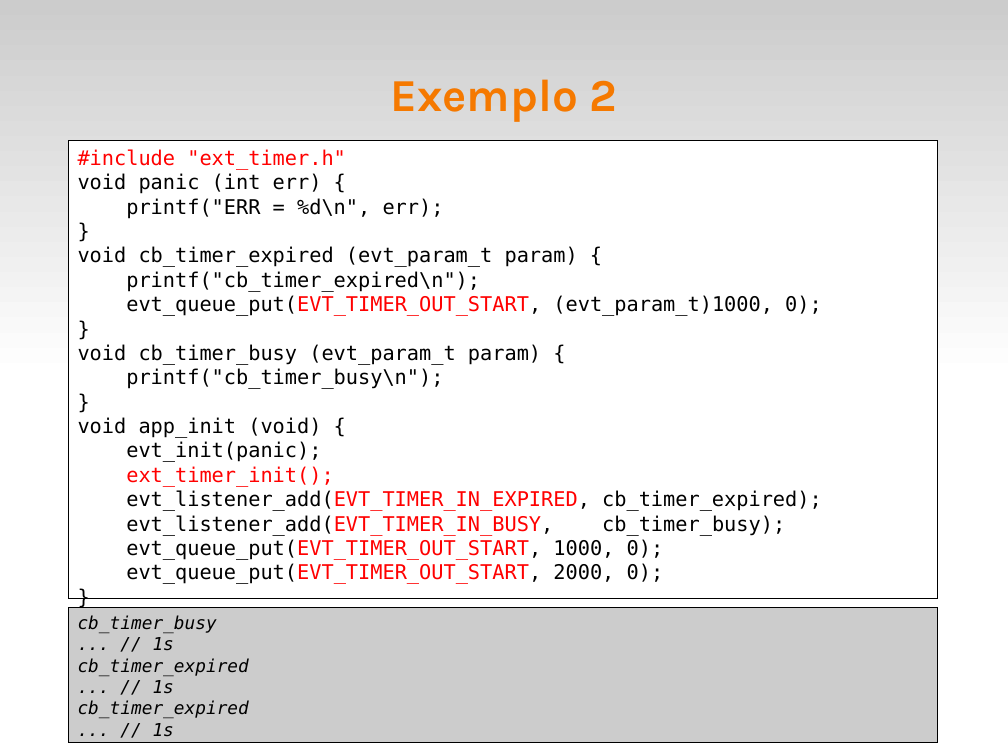
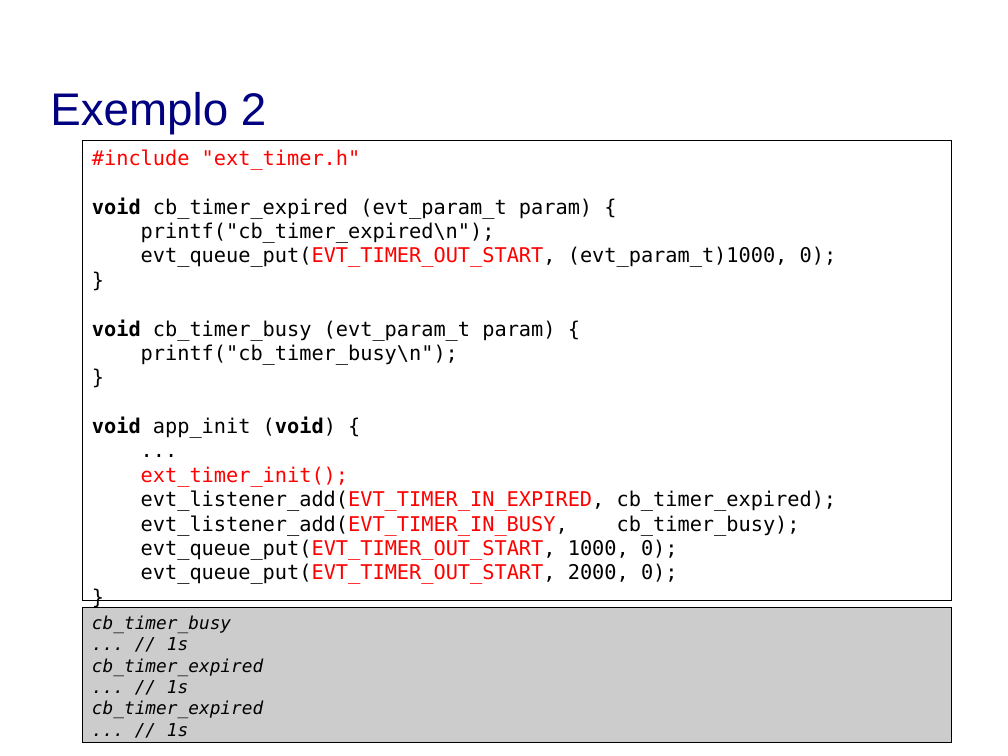
Before and after one commit to fsantanna/events, a slide deck: slide 10 of evt.odp. Drawn at 1008x756 pixels with LibreOffice and Linux fonts; fonts in the diff are those of the drawing; background and template pictures are left out. Boxes give left, top, right and bottom in pixels: in the first picture for what was removed or moved away, otherwise in the second. Text is boxed around its words. In the diff, an @@ line names an element or a change of style, - is before the commit and + after.

```diff
--- a/evt.odp
+++ b/evt.odp
@@ rectangle removed at <box>0,0,1008,378</box> @@
@@ title "Exemplo 2": place and size @@
-title "Exemplo 2" at <box>391,79,617,122</box>
+title "Exemplo 2" at <box>50,92,266,135</box>
@@ title "Exemplo 2" at <box>50,92,266,135</box>: font Karla to Arial, text colour #F57900 to #000080, bold off; alignment centre to left @@
@@ rectangle "#include "ext_timer.h"": place and size @@
-rectangle "#include "ext_timer.h"" at <box>69,141,938,599</box>
+rectangle "#include "ext_timer.h"" at <box>83,141,952,601</box>
@@ text in rectangle at <box>78,173,444,219</box>: paragraphs removed @@
-void panic (int err) {
-printf("ERR = %d\n", err);
-}
@@ text in rectangle at <box>92,197,592,438</box>: bold on in "void", "void", "void (void)" @@
@@ text in rectangle at <box>126,441,321,462</box>: text changed @@
-evt_init(panic);
+...
@@ rectangle "cb_timer_busy": place and size @@
-rectangle "cb_timer_busy" at <box>69,607,938,743</box>
+rectangle "cb_timer_busy" at <box>83,607,952,743</box>
```
Also in this commit, not shown: 21 other slides changed, 3 slides added.
